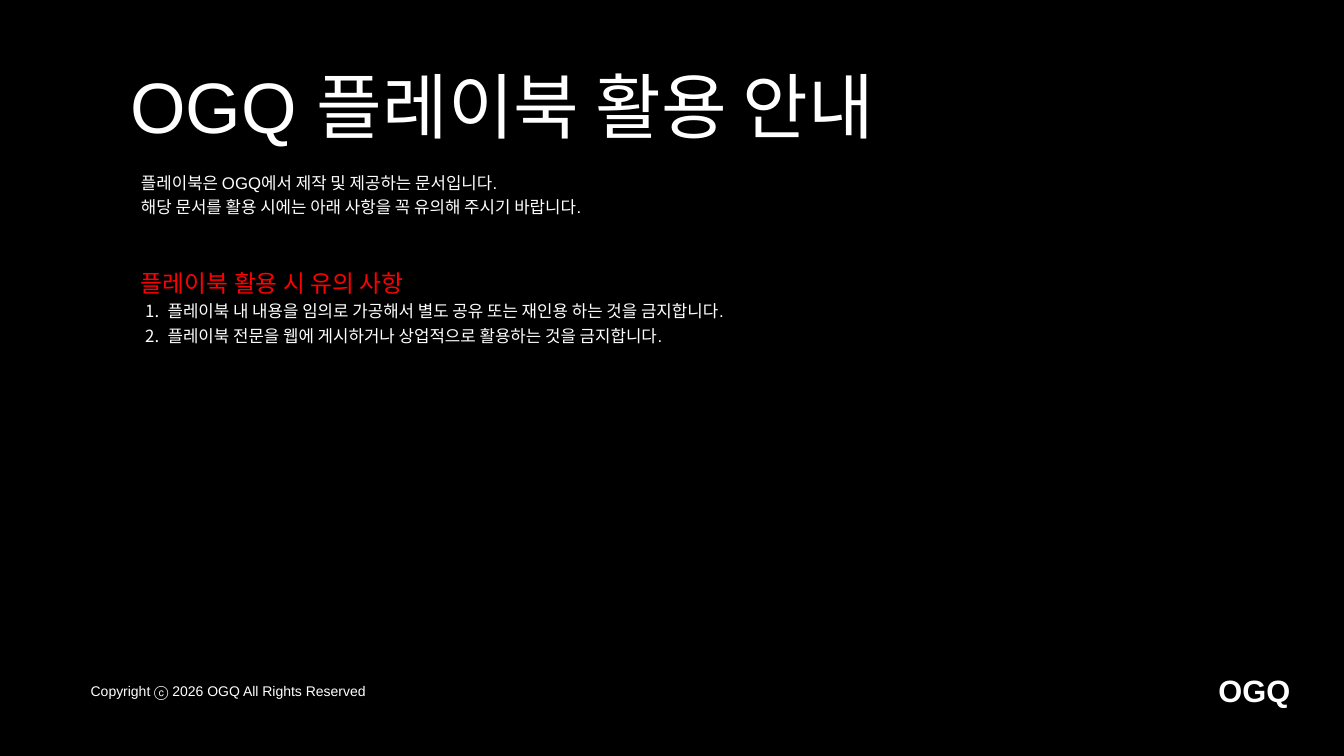
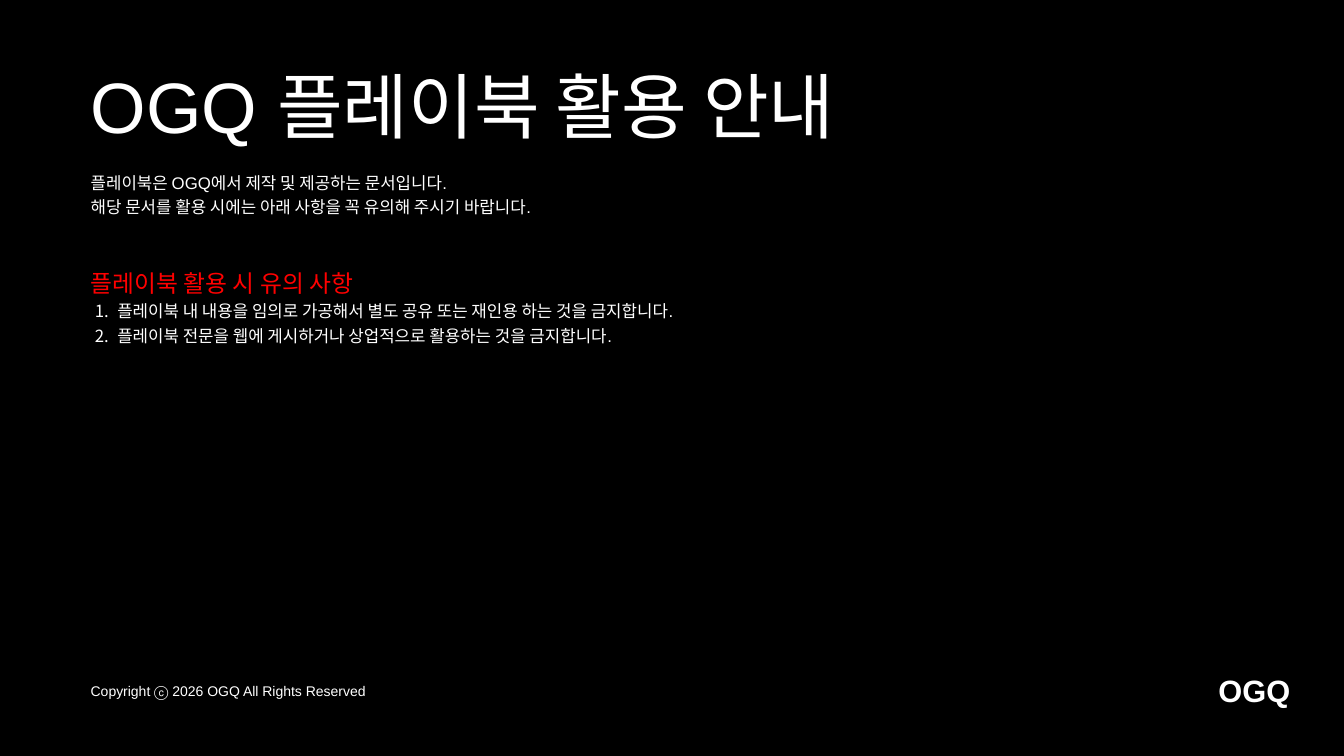
Before and after one commit to loveet3-hue/ogq-banner-generator, a slide deck: slide 39 of playbook/template_v2.pptx. Drawn at 1344x756 pixels with LibreOffice and Linux fonts; fonts in the diff are those of the drawing. Boxes give left, top, right and bottom in pixels: in the first picture for what was removed or moved away, otherwise in the second. Text is boxed around its words. In the diff, an @@ line names an element or a change of style, - is before the commit and + after.

```diff
--- a/playbook/template_v2.pptx
+++ b/playbook/template_v2.pptx
@@ text "OGQ 플레이북 활용 안내": place and size @@
-text "OGQ 플레이북 활용 안내" at bbox=[130, 73, 874, 146]
+text "OGQ 플레이북 활용 안내" at bbox=[91, 73, 834, 146]
@@ text "플레이북은 OGQ에서 제작 및 제공하는 ...": place and size @@
-text "플레이북은 OGQ에서 제작 및 제공하는 ..." at bbox=[141, 175, 581, 215]
+text "플레이북은 OGQ에서 제작 및 제공하는 ..." at bbox=[91, 175, 531, 215]
@@ text "플레이북 활용 시 유의 사항": place and size @@
-text "플레이북 활용 시 유의 사항" at bbox=[141, 272, 724, 344]
+text "플레이북 활용 시 유의 사항" at bbox=[91, 272, 674, 344]
```
Also in this commit, not shown: 29 other slides changed, 4 other files.
